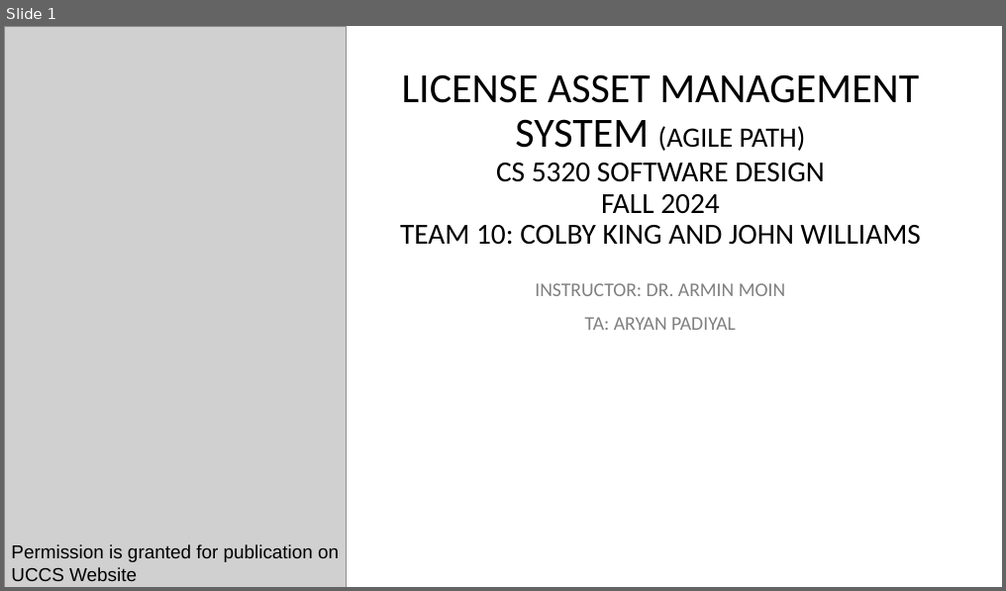
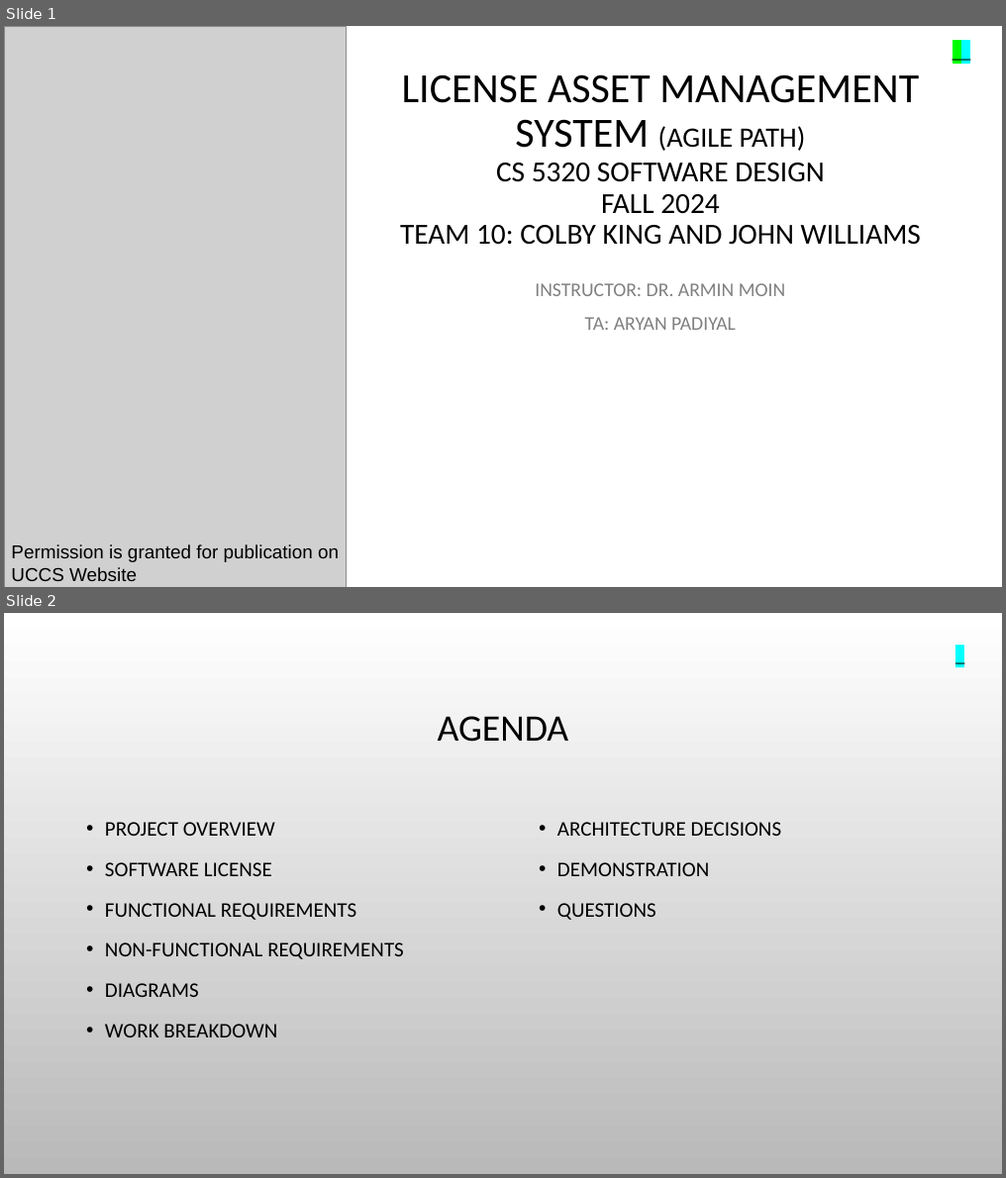
Before and after one commit to colby13king/cs5320-code, a slide deck: LicenseAssetManager/docs/team10FinalPresentation.pptx. Shown one above the other, each under a label of ours: slide 1 before the commit, slides 1 and 2 after it. The pictures are 1006x591 and 1006x1178 pixels, drawn with LibreOffice and Linux fonts; fonts in the diff are those of the drawing; grey boxes stand for pictures; background and template pictures are left out. Boxes give left, top, right and bottom in pixels: in the first picture for what was removed or moved away, otherwise in the second. Text is boxed around its words. In the diff, an @@ line names an element or a change of style, - is before the commit and + after.

```diff
--- a/LicenseAssetManager/docs/team10FinalPresentation.pptx
+++ b/LicenseAssetManager/docs/team10FinalPresentation.pptx
@@ slide 2 added at bbox=[4, 613, 1002, 1174], background picture (left out) @@
@@ text added at bbox=[948, 640, 973, 669], 18 pt, text #000000 @@
+_
@@ title added at bbox=[438, 716, 569, 742], 36 pt, text #000000 @@
+AGENDA
@@ text added at bbox=[105, 822, 404, 1038], 20 pt, text #000000 @@
+• PROJECT OVERVIEW
+• SOFTWARE LICENSE
+• FUNCTIONAL REQUIREMENTS
+• NON-FUNCTIONAL REQUIREMENTS
+• DIAGRAMS
+• WORK BREAKDOWN
@@ text added at bbox=[557, 822, 782, 920], 20 pt, text #000000 @@
+• ARCHITECTURE DECISIONS
+• DEMONSTRATION
+• QUESTIONS
@@ slide 1 changed as well @@
@@ text added at bbox=[945, 36, 979, 66], 18 pt, text #000000 @@
+__
```
Also in this commit, not shown: 9 other slides changed, 4 other slides added, 2 slides removed.
